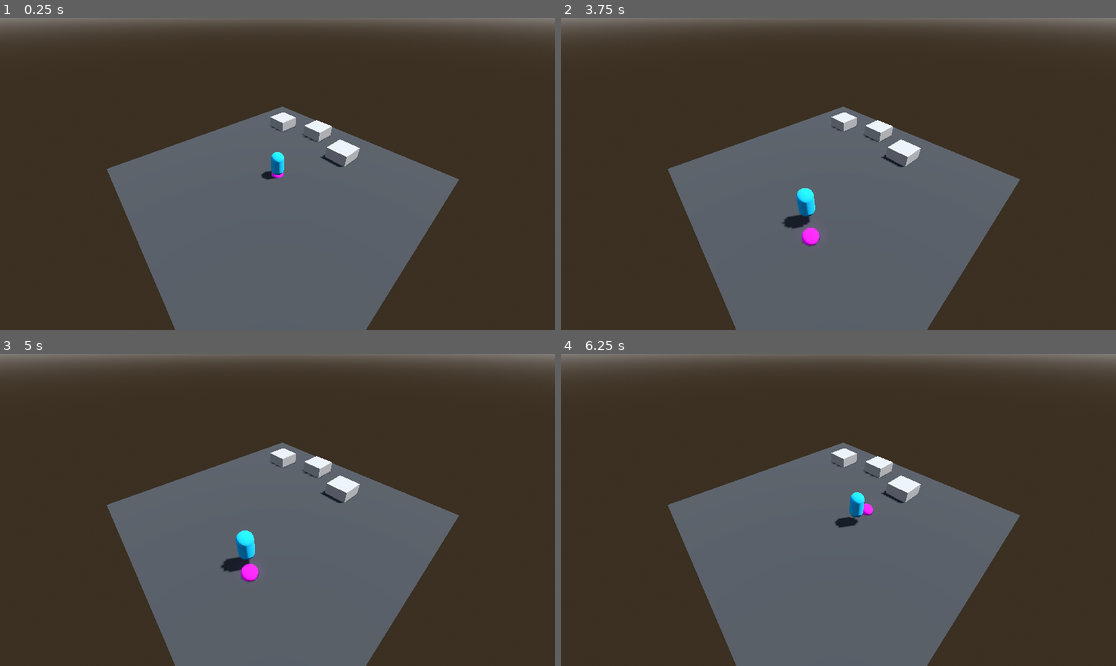
Above: before the commit, frames 1-4 (two rows, left to right).
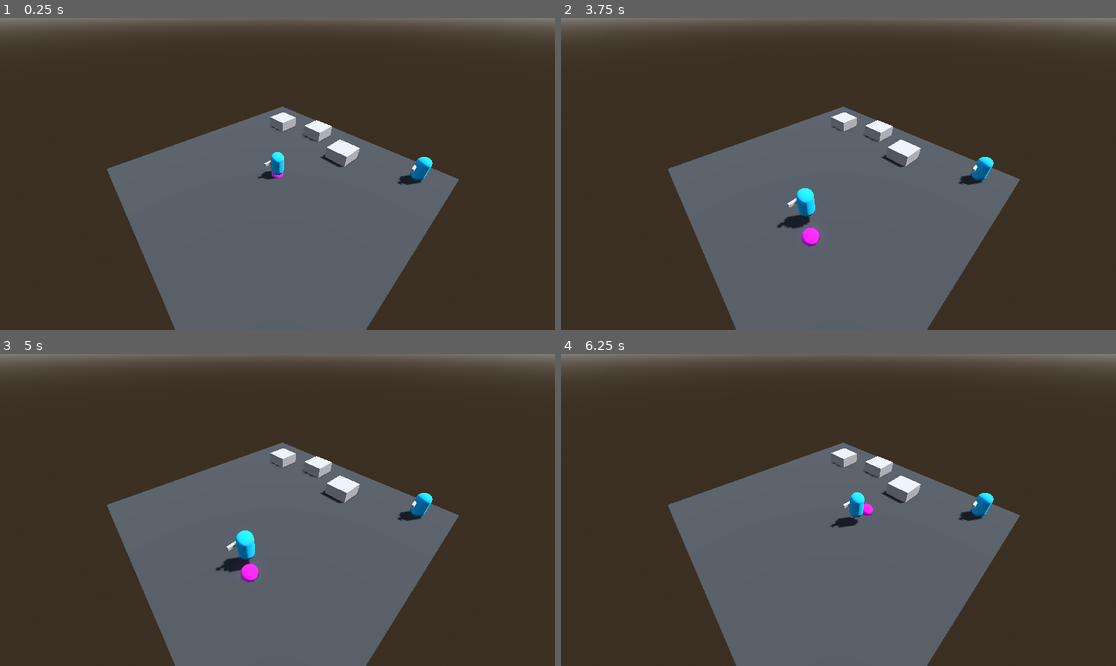
Above: after the commit, the same moments.

Repository: Nordtwig/metrotopia-combat
Game: Godot game, scene res://main.tscn
The game is run twice, just before and just after one commit, with the same random seed, the same clock (stepped at 60 frames per second) and the same inputs.
Inputs (mouse positions are in pixels of both pictures, inside the frame that each line leads up to):
- Up to frame 1 (0.25 s): no input
- Up to frame 2 (3.75 s): tap Enter at 0.5 s; move the mouse to (960, 158) at 0.52 s; hold Right mouse button (right_click) 0.53-1.28 s; move the mouse to (727, 189) at 1.27 s; right-click (727, 189) at 1.35 s; move the mouse to (894, 105) at 2.02 s; hold Right mouse button (right_click) 2.03-2.78 s; move the mouse to (810, 236) at 2.77 s; right-click (810, 236) at 2.85 s; move the mouse to (1005, 220) at 3.52 s; hold Right mouse button (right_click) from 3.53 s (still down)
- Up to frame 3 (5 s): tap Space at 4.25 s; move the mouse to (111, 463) at 4.27 s; release Right mouse button (right_click) at 4.28 s; right-click (111, 463) at 4.35 s
- Up to frame 4 (6.25 s): tap Enter at 5 s; move the mouse to (866, 510) at 5.02 s; hold Right mouse button (right_click) 5.03-5.78 s; move the mouse to (755, 432) at 5.77 s; right-click (755, 432) at 5.85 s

The runs differ from the first frame. In frame 1, 0.3% of the frame differs, in the area x 46-78%, y 44-54%; in frame 2, 0.3%, in the area x 38-78%, y 44-68%; in frame 3, 0.3%; in frame 4, 0.3%.

Commit message:
rotate actor to look at target node

Diff:
--- a/actor.gd
+++ b/actor.gd
@@ -2,6 +2,8 @@
 
 
 @export var _movement_speed: float = 4.0
+
+var _target: Node3D = null
 
 @onready var nav_agent: NavigationAgent3D = get_node("NavigationAgent3D")
 
@@ -11,7 +13,11 @@
 	nav_agent.velocity_computed.connect(_on_velocity_computed)
 
 
-func _physics_process(_delta: float) -> void:
+func _physics_process(delta: float) -> void:
+	if _target:
+		print(_target.position)
+		_face_target(delta)
+
 	if nav_agent.is_navigation_finished():
 		return
 
@@ -23,8 +29,21 @@
 		_on_velocity_computed(new_velocity)
 
 
+
+
+func _face_target(delta: float) -> void:
+	var position_2d: Vector2 = Vector2(global_position.x, global_position.z)
+	var target_position_2d: Vector2 = Vector2(_target.global_position.x, _target.global_position.z)
+	var direction_to_face = -(position_2d - target_position_2d)
+	rotation.y = lerp_angle(rotation.y, atan2(direction_to_face.x, direction_to_face.y), delta / 0.5)
+
+
 func set_movement_target(_target_position: Vector3) -> void:
 	nav_agent.target_position = _target_position
+
+
+func set_target(_target_node: Node3D) -> void:
+	_target = _target_node
 
 
 func _on_velocity_computed(safe_velocity: Vector3) -> void:
--- a/actor.tscn
+++ b/actor.tscn
@@ -10,9 +10,13 @@
 [sub_resource type="CapsuleMesh" id="CapsuleMesh_vlalm"]
 material = SubResource("StandardMaterial3D_obr0m")
 
+[sub_resource type="BoxMesh" id="BoxMesh_wsk55"]
+size = Vector3(0.2, 0.2, 1)
+
 [node name="Actor" type="CharacterBody3D" groups=["actors"]]
 collision_layer = 2
 script = ExtResource("1_myqgh")
+_movement_speed = null
 
 [node name="NavigationAgent3D" type="NavigationAgent3D" parent="."]
 
@@ -25,3 +29,10 @@
 [node name="MeshInstance3D" type="MeshInstance3D" parent="Model"]
 transform = Transform3D(1, 0, 0, 0, 1, 0, 0, 0, 1, 0, 1, 0)
 mesh = SubResource("CapsuleMesh_vlalm")
+
+[node name="Rifle" type="MeshInstance3D" parent="."]
+transform = Transform3D(1, 0, 0, 0, 1, 0, 0, 0, 1, -0.325076, 1.20164, 0.469448)
+mesh = SubResource("BoxMesh_wsk55")
+
+[node name="MuzzleMarker" type="Marker3D" parent="Rifle"]
+transform = Transform3D(1, 0, 0, 0, 1, 0, 0, 0, 1, 0, 0, 0.5)
--- a/game_manager.gd
+++ b/game_manager.gd
@@ -27,3 +27,4 @@
 				_indicator.global_position = target_position
 			elif intersection.collider.is_in_group("actors"):
 				print("hit actor")
+				_actor.set_target(intersection.collider)
--- a/main.tscn
+++ b/main.tscn
@@ -65,6 +65,11 @@
 [node name="Actors" type="Node3D" parent="."]
 
 [node name="Actor" parent="Actors" instance=ExtResource("1_ofkfo")]
+_movement_speed = null
+
+[node name="Actor2" parent="Actors" instance=ExtResource("1_ofkfo")]
+transform = Transform3D(1, 0, 0, 0, 1, 0, 0, 0, 1, 7.675, 0, -7.49206)
+_movement_speed = null
 
 [node name="MeshInstance3D" type="MeshInstance3D" parent="." groups=["navmesh"]]
 mesh = SubResource("PlaneMesh_5tu31")
Not shown: 1 places in actor.tscn that only renumber resources
